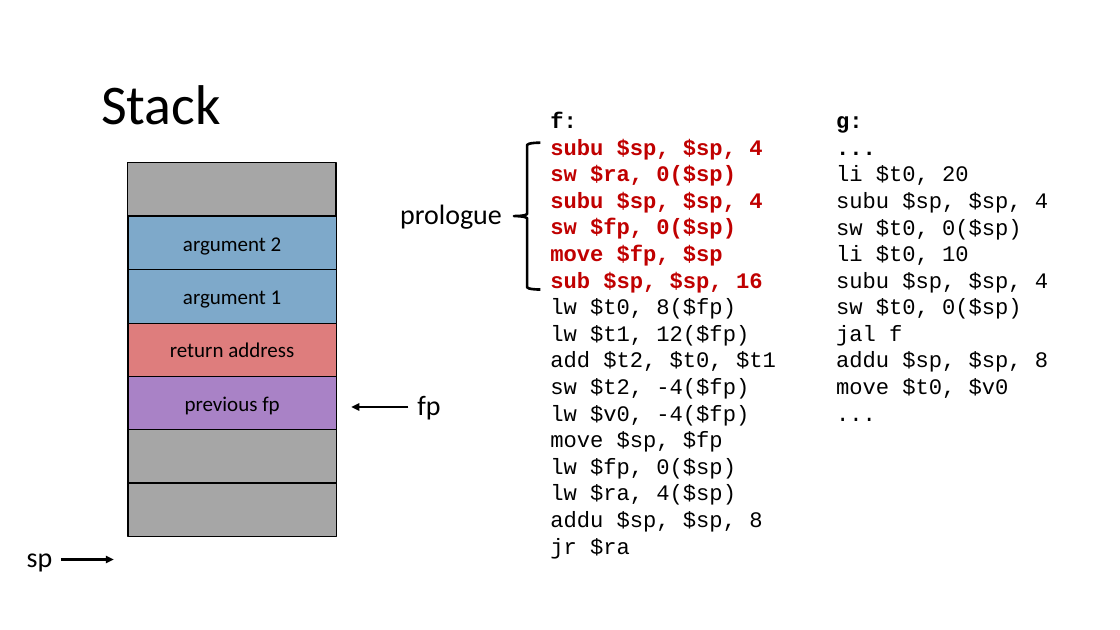
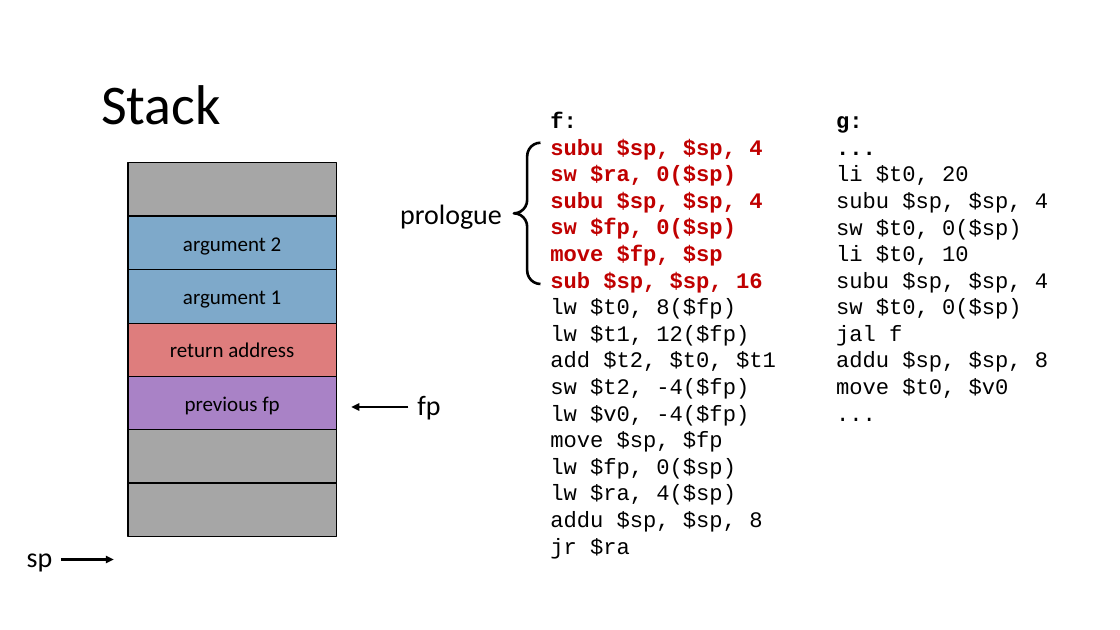
Before and after one commit to nivshani/compilation, a slide deck: slide 24 of slides/codegen.pptx (slide 19 before the commit). Drawn at 1120x630 pixels with LibreOffice and Linux fonts; fonts in the diff are those of the drawing. Boxes give left, top, right and bottom in pixels: in the first picture for what was removed or moved away, otherwise in the second. Text is boxed around its words. In the diff, an @@ line names an element or a change of style, - is before the commit and + after.

```diff
--- a/slides/codegen.pptx
+++ b/slides/codegen.pptx
@@ left brace: place and size @@
-left brace at [514, 143, 541, 290]
+left brace at [514, 143, 541, 284]
@@ left brace at [514, 143, 541, 284]: proportions changed @@
```
Also in this commit, not shown: 35 other slides changed, 10 slides added, 1 slide removed, 1 other file.
